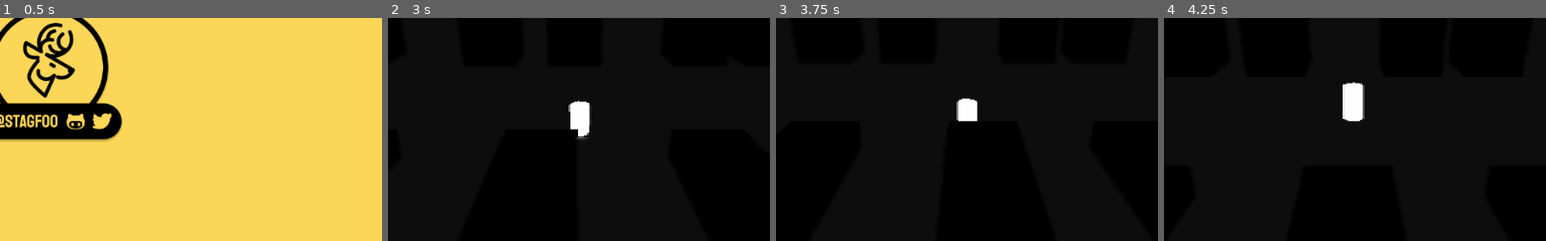
Above: before the commit, frames 1-4 (left to right).
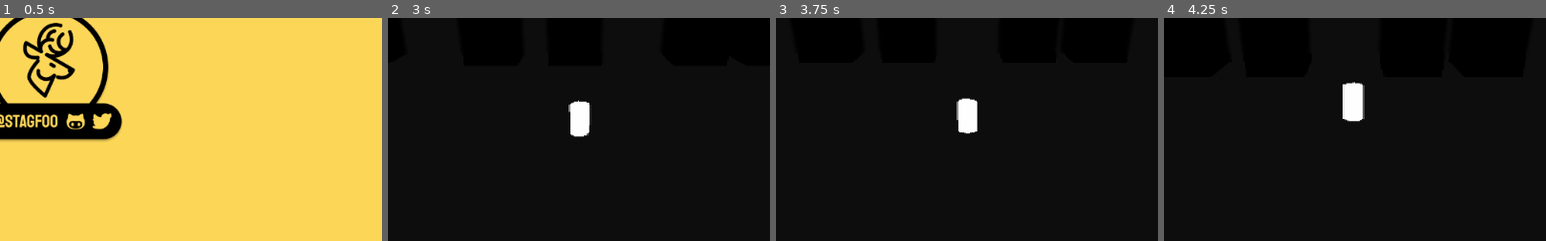
Above: after the commit, the same moments.

Repository: stagfoo/2min-horror
Game: Godot game, scene res://gui/menu/menu.tscn
The game is run twice, just before and just after one commit, with the same random seed, the same clock (stepped at 60 frames per second) and the same inputs.
Inputs:
- Up to frame 1 (0.5 s): no input
- Up to frame 2 (3 s): click "start" at 0.5 s; tap Enter (ui_accept) at 1.25, 1.52, 2.27 s; hold Right (ui_right) 1.28-2.03 s; hold Down (ui_down) 2.03-2.78 s; hold Right (ui_right) from 2.78 s (still down)
- Up to frame 3 (3.75 s): release Right (ui_right) at 3.53 s; hold Up (ui_up) from 3.53 s (still down)
- Up to frame 4 (4.25 s): keep holding Up (ui_up); tap Enter (ui_accept) at 3.77 s
The pictures show only the part of the screen within x 25-75%, y 35-85%; the shares and areas given below are measured in that part.

Frame 1 is identical in both runs. In frame 2, 0.1% of the frame differs, in the area x 47-53%, y 49-55%; in frame 3, 0.3%, in the area x 47-53%, y 46-53%; in frame 4, less than 0.1%.

Commit message:
add elements for tilt shift

Diff:
--- a/scenes/main.tscn
+++ b/scenes/main.tscn
@@ -47,7 +47,7 @@
 material = SubResource( 4 )
 
 [node name="Spatial" type="Spatial" parent="level"]
-transform = Transform( -0.1, 0, 1.50996e-07, 0, 0.5, 0, -1.50996e-08, 0, -1, 1.99099, -12.0662, 1.89279 )
+transform = Transform( -0.1, 0, 1.50996e-08, 0, 0.1, 0, -1.50996e-08, 0, -0.1, 1.99099, -0.927742, 1.89279 )
 
 [node name="StaticBody27" type="StaticBody" parent="level/Spatial"]
 transform = Transform( 1, 0, 0, 0, 1, 0, 0, 0, 1, 0, 0, 0 )
@@ -212,26 +212,26 @@
 "_edit_use_anchors_": false
 }
 
+[node name="tilt-shift-bottom" type="ColorRect" parent="."]
+material = SubResource( 5 )
+anchor_right = 1.0
+anchor_bottom = 1.0
+margin_left = -10.1494
+margin_top = 383.104
+margin_right = 13.8506
+margin_bottom = 16.1037
+__meta__ = {
+"_edit_use_anchors_": false
+}
+
 [node name="tilt-shift-top" type="ColorRect" parent="."]
 material = SubResource( 5 )
 anchor_right = 1.0
 anchor_bottom = 1.0
-margin_left = -12.0
-margin_top = 372.0
-margin_right = 12.0
-margin_bottom = 5.0
+margin_left = -15.0
+margin_top = -15.3568
+margin_right = 24.0
+margin_bottom = -341.357
 __meta__ = {
 "_edit_use_anchors_": false
 }
-
-[node name="tilt-shift-bottom" type="ColorRect" parent="."]
-material = SubResource( 5 )
-anchor_right = 1.0
-anchor_bottom = 1.0
-margin_left = -15.0
-margin_top = 5.0
-margin_right = 24.0
-margin_bottom = -321.0
-__meta__ = {
-"_edit_use_anchors_": false
-}
